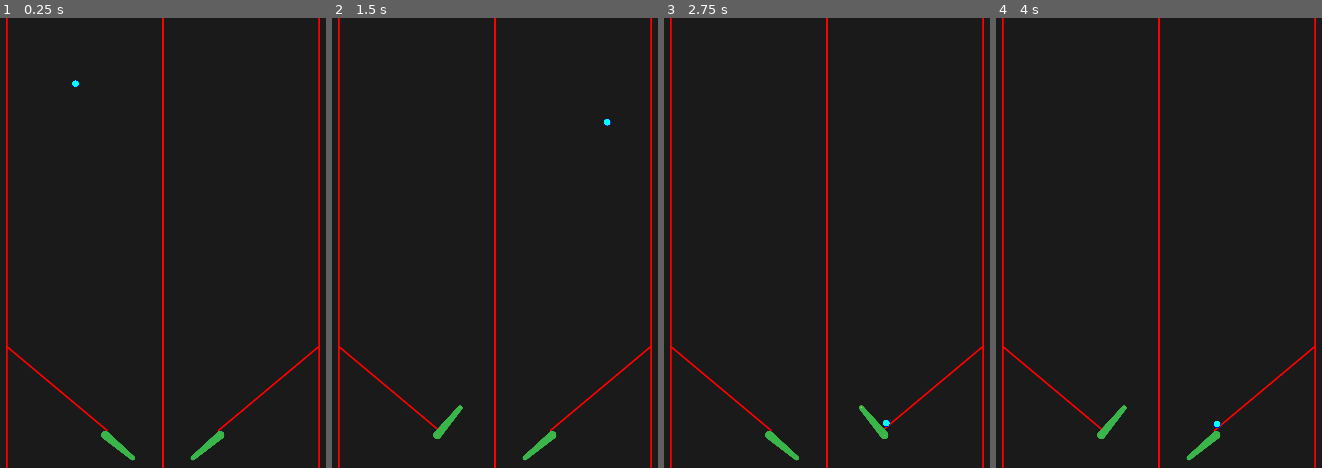
Above: before the commit, frames 1-4 (left to right).
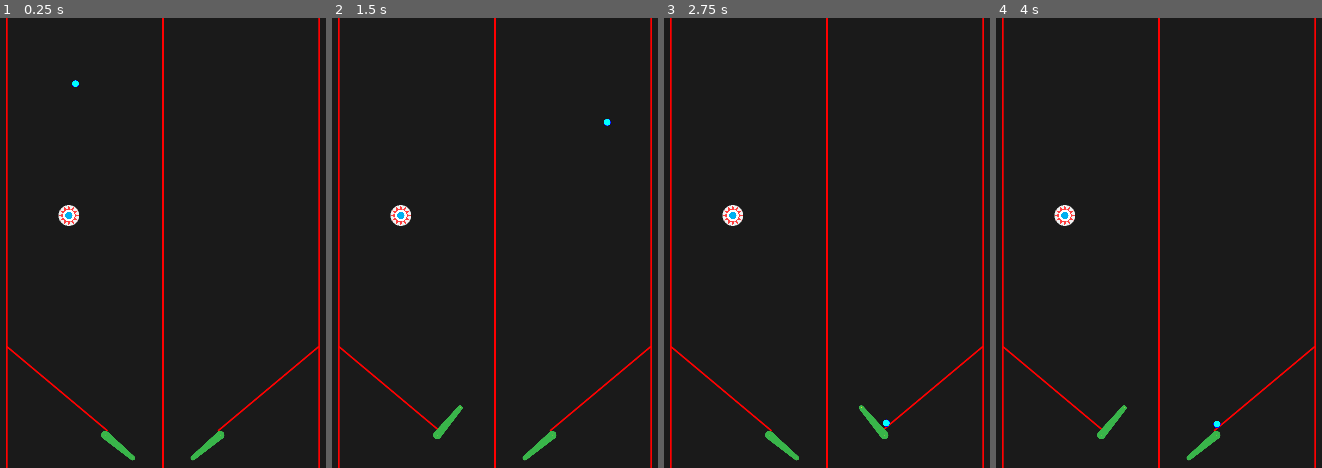
Above: after the commit, the same moments.

Repository: cxhuy/ptd
Game: Godot game, scene res://scenes/game.tscn
The game is run twice, just before and just after one commit, with the same random seed, the same clock (stepped at 60 frames per second) and the same inputs.
Inputs:
- Up to frame 1 (0.25 s): no input
- Up to frame 2 (1.5 s): tap Enter at 0.5 s; hold / (rightFlip) 0.53-1.28 s; tap Space at 1.25 s; hold Z (leftFlip) from 1.28 s (still down)
- Up to frame 3 (2.75 s): tap Enter at 2 s; release Z (leftFlip) at 2.03 s; hold / (rightFlip) from 2.03 s (still down)
- Up to frame 4 (4 s): tap Space at 3.5 s; release / (rightFlip) at 3.53 s; hold Z (leftFlip) from 3.53 s (still down)

The runs differ from the first frame. In frame 1, 0.2% of the frame differs, in the area x 17-25%, y 41-47%; in frame 2, 0.2%; in frame 3, 0.2%; in frame 4, 0.2%.

Commit message:
feat: add bumper sprite

Diff:
--- a/scenes/bumper.tscn
+++ b/scenes/bumper.tscn
@@ -1,6 +1,7 @@
-[gd_scene load_steps=3 format=3 uid="uid://blwg2kwssqdvp"]
+[gd_scene load_steps=4 format=3 uid="uid://blwg2kwssqdvp"]
 
 [ext_resource type="Script" path="res://scripts/bumper.gd" id="1_o5y8t"]
+[ext_resource type="Texture2D" uid="uid://de3wnhjxlsvmr" path="res://sprites/bumper.svg" id="2_cfjvb"]
 
 [sub_resource type="CircleShape2D" id="CircleShape2D_xxsat"]
 radius = 25.0
@@ -14,6 +15,10 @@
 freeze_mode = 1
 script = ExtResource("1_o5y8t")
 
+[node name="BumperSprite" type="Sprite2D" parent="."]
+scale = Vector2(0.2, 0.2)
+texture = ExtResource("2_cfjvb")
+
 [node name="BumperCollision" type="CollisionShape2D" parent="."]
 shape = SubResource("CircleShape2D_xxsat")
 
--- /dev/null
+++ b/sprites/bumper.svg
@@ -0,0 +1 @@
+<svg id="레이어_1" data-name="레이어 1" xmlns="http://www.w3.org/2000/svg" viewBox="0 0 256 256"><defs><style>.cls-1{fill:#f2f2f2;}.cls-2{fill:#727272;}.cls-3{fill:#ff3f3f;}.cls-4{fill:#fff;}.cls-5{fill:#00b0f0;}</style></defs><circle class="cls-1" cx="128" cy="128" r="125"/><path class="cls-2" d="M128,6a122,122,0,0,1,86.27,208.27A122,122,0,0,1,41.73,41.73,121.22,121.22,0,0,1,128,6m0-6A128,128,0,1,0,256,128,128,128,0,0,0,128,0Z"/><polygon class="cls-3" points="128 7 147.14 56.57 188.5 23.21 180.29 75.71 232.79 67.5 199.43 108.86 249 128 199.43 147.14 232.79 188.5 180.29 180.29 188.5 232.79 147.14 199.43 128 249 108.86 199.43 67.5 232.79 75.71 180.29 23.21 188.5 56.57 147.14 7 128 56.57 108.86 23.21 67.5 75.71 75.71 67.5 23.21 108.86 56.57 128 7"/><circle class="cls-4" cx="128" cy="128" r="69.99"/><circle class="cls-5" cx="128" cy="128" r="43.89"/></svg>
Not shown, added: sprites/bumper.svg.import
